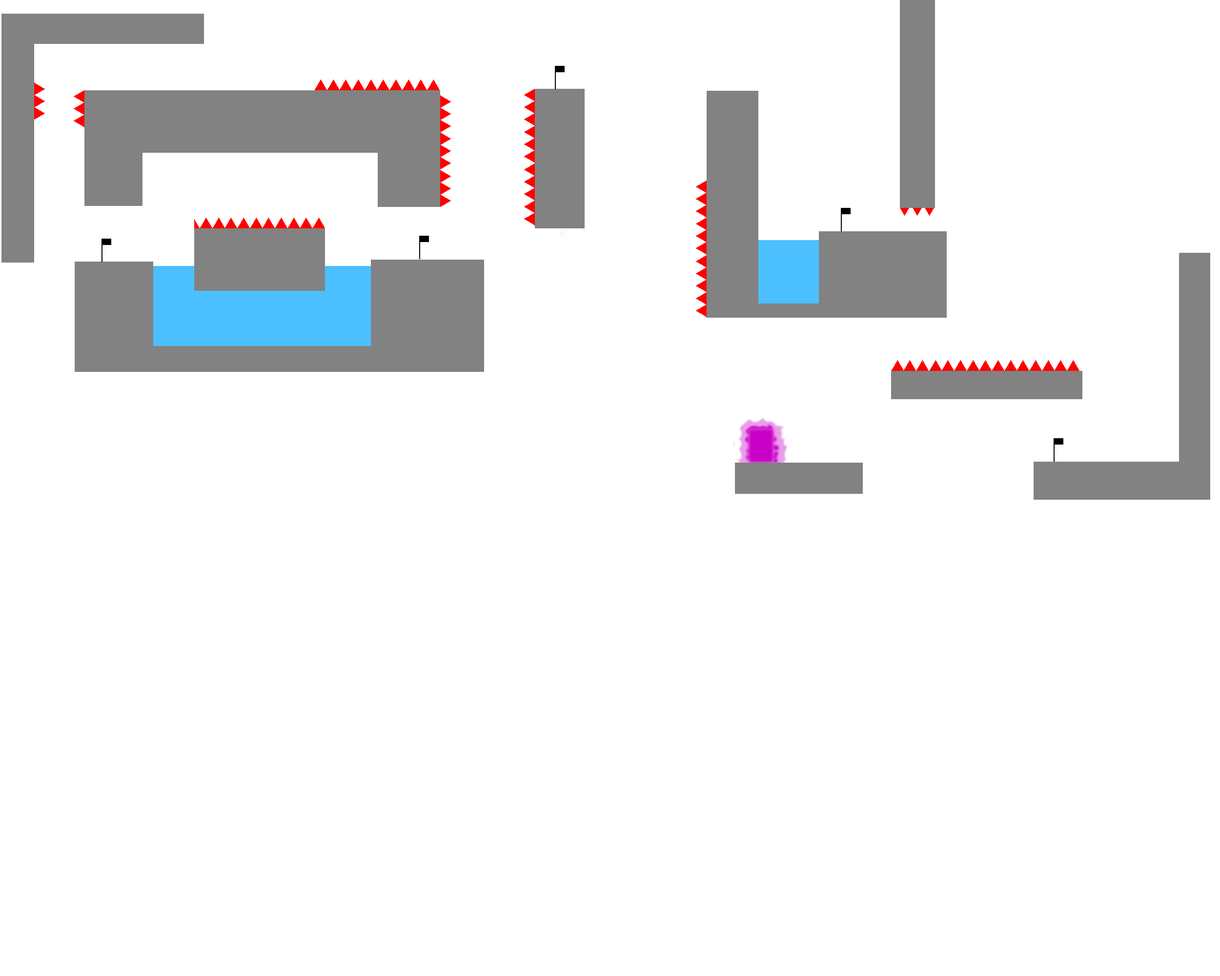
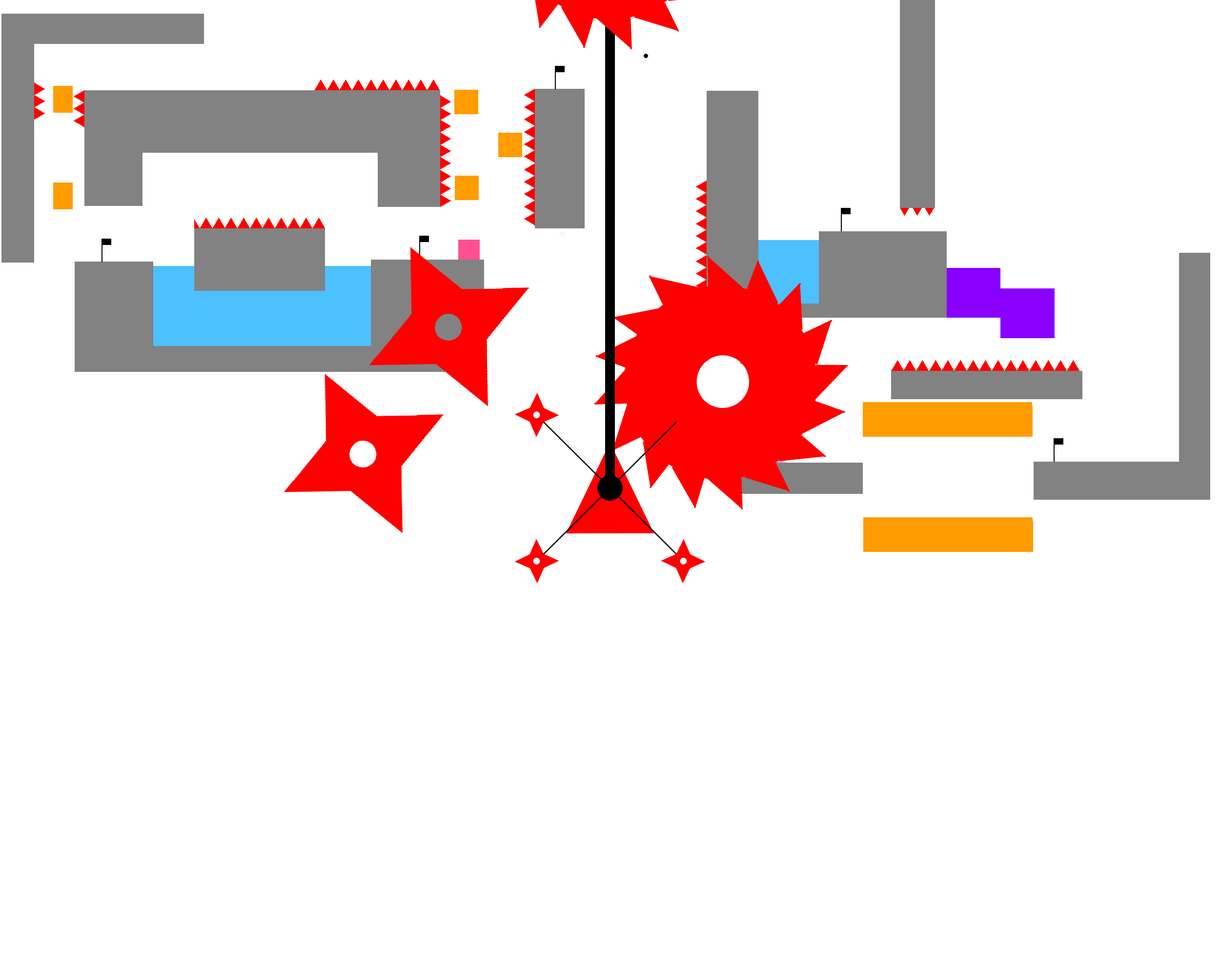
The second 1220×976 image is a revision of the first. Changes to its layers:
added layer "6.png" above "5.png" over [284, 373, 445, 534]
added layer "5.png" above "4.png" over [514, 392, 706, 584]
added layer "4.png" above "2.png" over [534, 0, 680, 501]
added layer "2.png" above "1.png" over [369, 246, 530, 407]
added layer "1.png" above "0.png" over [594, 256, 848, 510]
added layer "0.png" above "CP2" over [566, 442, 655, 534]
showed "Moving Platforms" over [53, 85, 1034, 553]
showed "Interactives" over [458, 53, 1055, 339]
showed "White" over [53, 0, 1055, 562]
